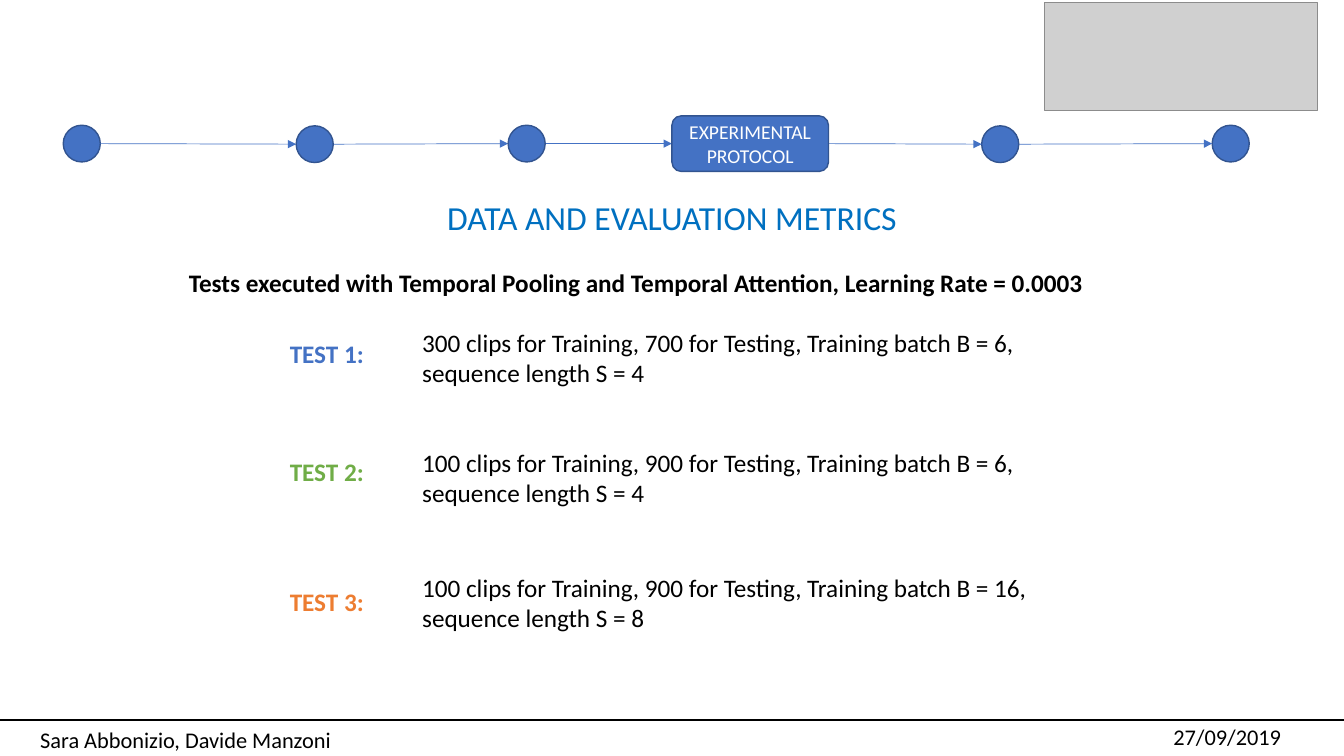
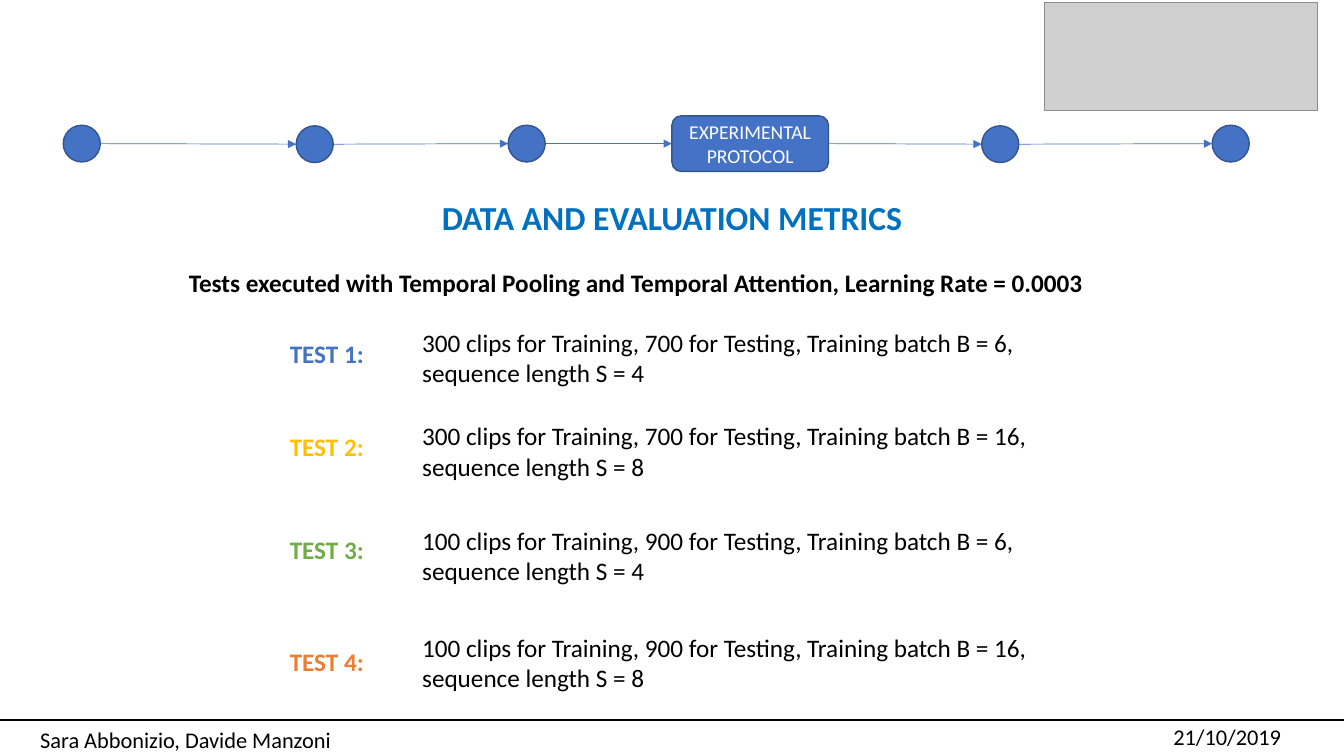
Before and after one commit to univpmCV2019/ReIdentification, a slide deck: slide 11 of Presentazione.pptx. Drawn at 1344x756 pixels with LibreOffice and Linux fonts; fonts in the diff are those of the drawing; grey boxes stand for pictures. Boxes give left, top, right and bottom in pixels: in the first picture for what was removed or moved away, otherwise in the second. Text is boxed around its words. In the diff, an @@ line names an element or a change of style, - is before the commit and + after.

```diff
--- a/Presentazione.pptx
+++ b/Presentazione.pptx
@@ text "DATA AND EVALUATION METRICS" at (442,208,902,231): bold on @@
@@ text "TEST 2:": place and size @@
-text "TEST 2:" at (290,464,364,481)
+text "TEST 2:" at (290,439,364,456)
@@ text "TEST 2:" at (290,439,364,456): text colour #70AD47 to #FFC000 @@
@@ text added at (422,427,1026,481), 18 pt, text #000000 @@
+300 clips for Training, 700 for Testing, Training batch B = 16, sequence length S = 8
@@ text "TEST 3:": place and size @@
-text "TEST 3:" at (290,594,364,611)
+text "TEST 3:" at (290,542,364,559)
@@ text "TEST 3:" at (290,542,364,559): text colour #ED7D31 to #70AD47 @@
@@ text "100 clips for Training, 900 ...": place and size @@
-text "100 clips for Training, 900 ..." at (422,454,1013,507)
+text "100 clips for Training, 900 ..." at (422,532,1013,585)
@@ text "100 clips for Training, 900 ...": place and size @@
-text "100 clips for Training, 900 ..." at (422,579,1026,632)
+text "100 clips for Training, 900 ..." at (422,639,1026,692)
@@ text added at (290,654,364,671), 18 pt, text #ED7D31, bold @@
+TEST 4:
@@ text at (1173,729,1281,746): text changed @@
-27/09/2019
+21/10/2019
```
Also in this commit, not shown: 14 other slides changed, 1 slide added, 1 other file.
